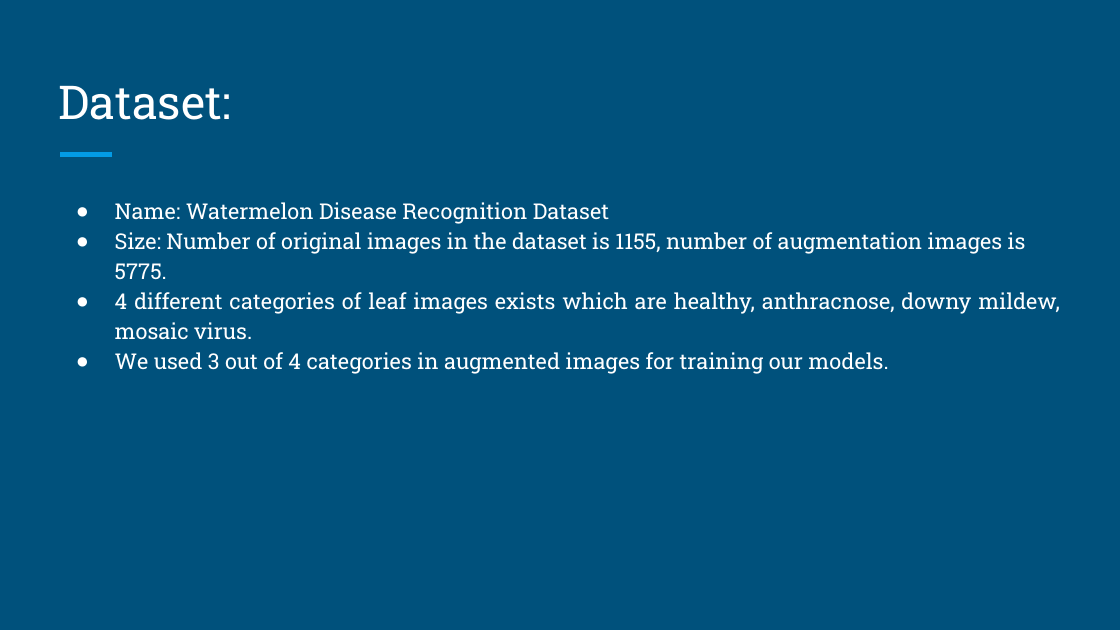
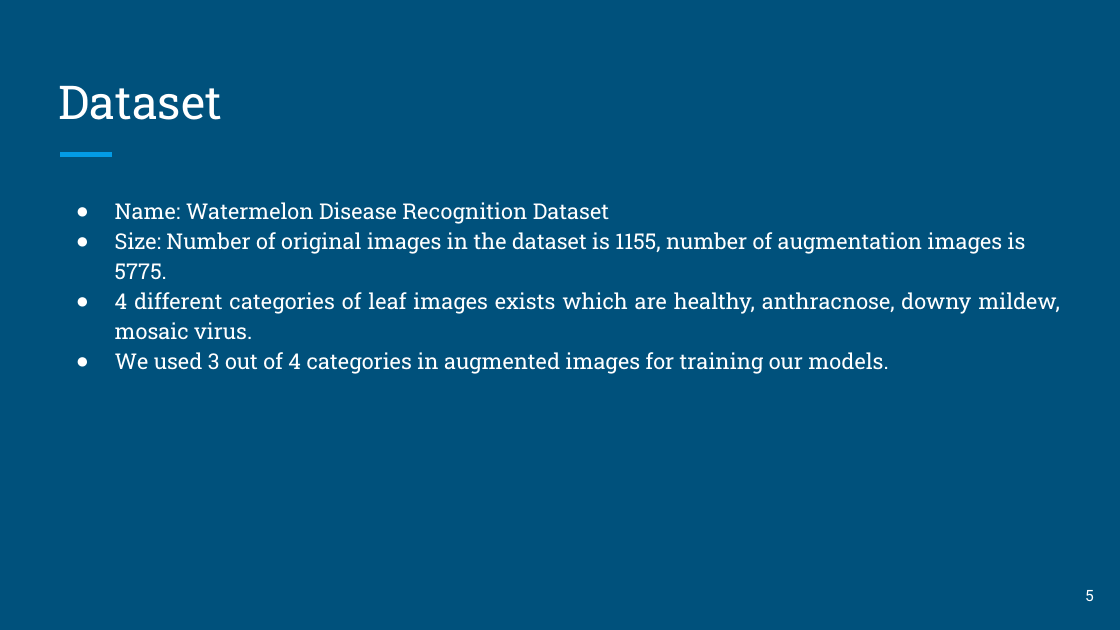
Before and after one commit to mdFuadIslam/cse438, a slide deck: slide 5 of Submission5/Slide.pptx (slide 4 before the commit). Drawn at 1120x630 pixels with LibreOffice and Linux fonts; fonts in the diff are those of the drawing. Boxes give left, top, right and bottom in pixels: in the first picture for what was removed or moved away, otherwise in the second. Text is boxed around its words. In the diff, an @@ line names an element or a change of style, - is before the commit and + after.

```diff
--- a/Submission5/Slide.pptx
+++ b/Submission5/Slide.pptx
@@ title at [59, 85, 222, 120]: text changed @@
-Dataset:
+Dataset
@@ page number added at [1085, 590, 1094, 601], 10 pt, text #FFFFFF @@
+5
```
Also in this commit, not shown: 7 other slides changed, 9 slides added, 3 other files.
